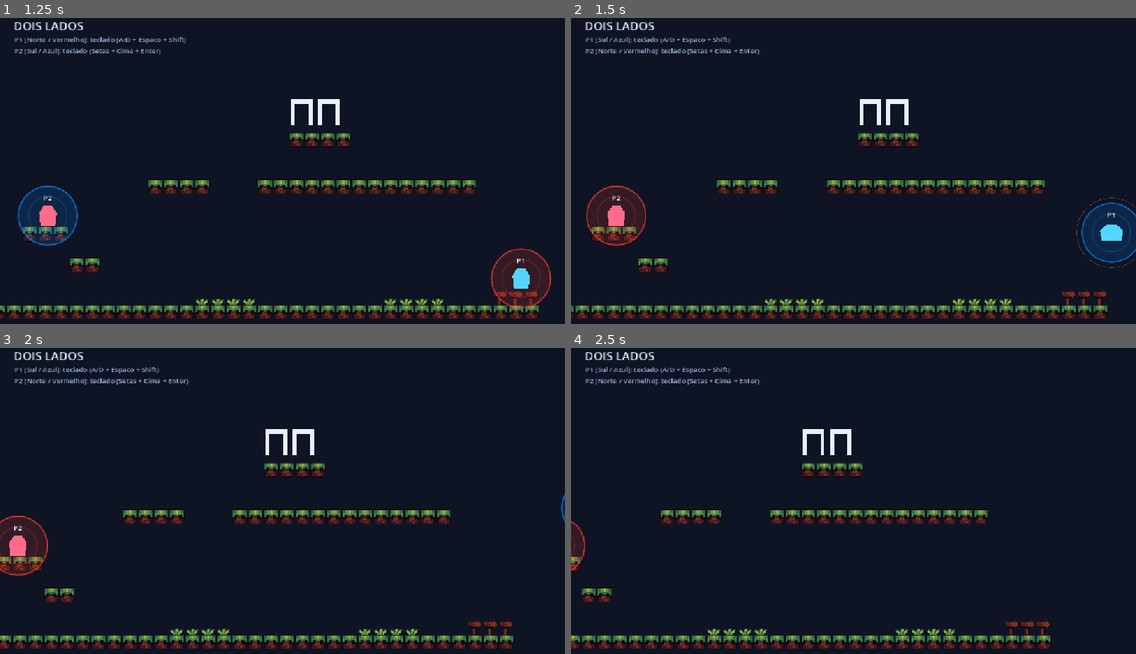
Above: before the commit, frames 1-4 (two rows, left to right).
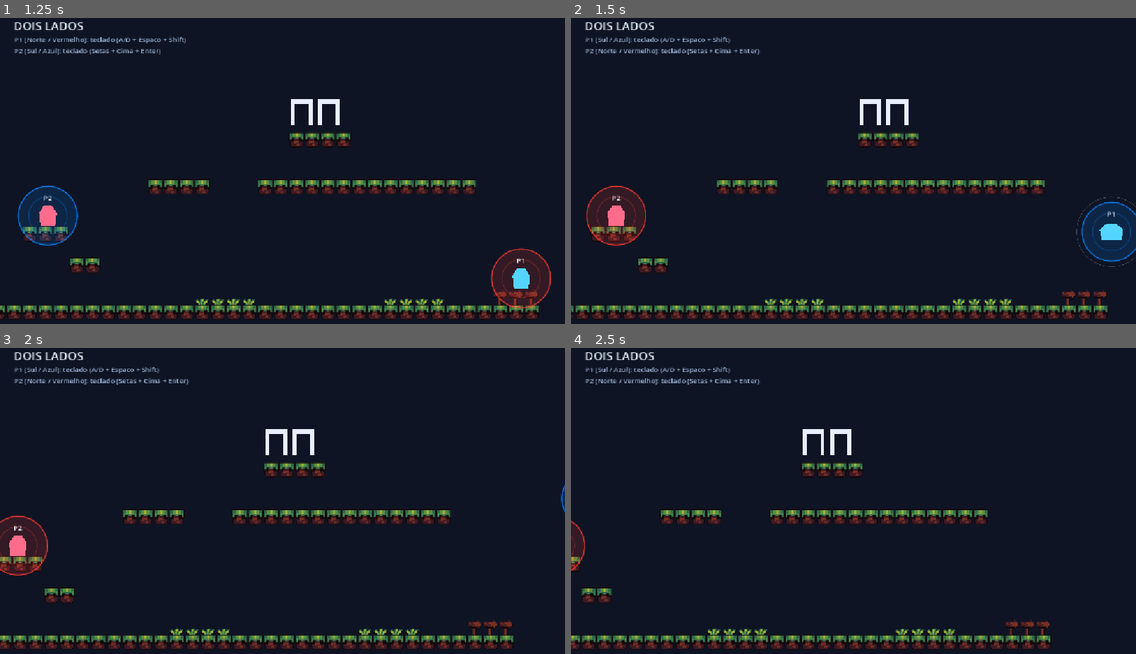
Above: after the commit, the same moments.

Repository: marioxaxa/amizadetudo
Game: Godot game, scene res://scenes/main_menu.tscn
The game is run twice, just before and just after one commit, with the same random seed, the same clock (stepped at 60 frames per second) and the same inputs.
Inputs:
- Up to frame 1 (1.25 s): click "Começar" at 0.5 s
- Up to frame 2 (1.5 s): tap Enter (p2_toggle_polarity) at 1.25 s; hold D (p1_right) from 1.28 s (still down); tap Shift (p1_toggle_polarity) at 1.35 s
- Up to frame 3 (2 s): keep holding D (p1_right); tap Space (p1_jump) at 1.52, 1.82 s; tap Left (p2_left) at 1.55 s
- Up to frame 4 (2.5 s): keep holding D (p1_right); tap Left (p2_left) at 2.1 s; tap Space (p1_jump) at 2.27 s; tap Right (p2_right) at 2.3 s

Frame 1 is identical in both runs. In frame 2, 0.4% of the frame differs, in the area x 89-100%, y 58-82%; in frame 3, less than 0.1%; in frame 4, nothing differs.

Commit message:
mais magnetisad

Diff:
--- a/amizadetudo/project.godot
+++ b/amizadetudo/project.godot
@@ -19,6 +19,7 @@
 
 SaveManager="*res://scripts/save_manager.gd"
 LevelManager="*res://scripts/level_manager.gd"
+InputManager="*res://scripts/input_manager.gd"
 
 [display]
 
--- a/amizadetudo/scripts/character_body_2d.gd
+++ b/amizadetudo/scripts/character_body_2d.gd
@@ -28,9 +28,12 @@
 @export var polarity_cooldown := 1.0
 @export var aura_radius := 60.0
 @export var magnetic_strength := 4000.0
+@export var player_magnetic_strength := 1500.0
 @export var magnetic_wall_hold_time := 0.5
 @export var magnetic_wall_slide_speed := 85.0
 @export var magnetic_hover_height := 54.0
+@export var magnetic_hover_activation_height := 80.0
+@export var magnetic_hover_horizontal_margin := 16.0
 @export var magnetic_hover_spring_strength := 55.0
 @export var magnetic_hover_damping := 12.0
 @export var magnetic_hover_burst_delay := 0.5
@@ -72,6 +75,7 @@
 var _magnetic_wall_hold_timer := 0.0
 var _magnetic_hover_target := Vector2.ZERO
 var _magnetic_hover_ignore_timer := 0.0
+var _magnetic_detach_timer := 0.0
 var _magnetic_hover_time := 0.0
 var _magnetic_wall_slide_timer := 0.0
 
@@ -117,6 +121,7 @@
 	if _is_dead or not _controls_enabled:
 		return
 	_magnetic_hover_ignore_timer = maxf(_magnetic_hover_ignore_timer - delta, 0.0)
+	_magnetic_detach_timer = maxf(_magnetic_detach_timer - delta, 0.0)
 	if not is_instance_valid(other_player) and is_inside_tree():
 		var parent = get_parent()
 		if parent:
@@ -137,6 +142,14 @@
 		_coyote_timer = coyote_time
 	else:
 		_coyote_timer = maxf(_coyote_timer - delta, 0.0)
+
+	if _magnetic_hovering:
+		# Hover takes priority over floor contact so a hard landing is pulled back up.
+		var bob_offset := sin(_magnetic_hover_time * TAU * magnetic_hover_bob_frequency) * magnetic_hover_bob_amplitude
+		var spring_offset := _magnetic_hover_target.y + bob_offset - global_position.y
+		var spring_acceleration := spring_offset * magnetic_hover_spring_strength - velocity.y * magnetic_hover_damping
+		velocity.y += spring_acceleration * delta
+	elif not ground_contact:
 		if _magnetic_wall_contact:
 			if _magnetic_wall_hold_timer > 0.0:
 				velocity.y = 0.0
@@ -145,11 +158,6 @@
 				if _magnetic_wall_slide_timer > 1.0:
 					slide_speed += (_magnetic_wall_slide_timer - 1.0) * magnetic_wall_slide_acceleration
 				velocity.y = move_toward(velocity.y, slide_speed, gravity * 1.5 * delta)
-		elif _magnetic_hovering:
-			var bob_offset := sin(_magnetic_hover_time * TAU * magnetic_hover_bob_frequency) * magnetic_hover_bob_amplitude
-			var spring_offset := _magnetic_hover_target.y + bob_offset - global_position.y
-			var spring_acceleration := spring_offset * magnetic_hover_spring_strength - velocity.y * magnetic_hover_damping
-			velocity.y += spring_acceleration * delta
 		else:
 			velocity.y += gravity * delta
 
@@ -172,10 +180,13 @@
 		_jump_buffer_timer = maxf(_jump_buffer_timer - delta, 0.0)
 	_jump_was_held = jump_held
 
-	if _jump_buffer_timer > 0.0 and (ground_contact or _coyote_timer > 0.0):
+	var jumped := _jump_buffer_timer > 0.0 and (ground_contact or _coyote_timer > 0.0)
+	if jumped:
 		velocity.y = jump_velocity
 		_jump_buffer_timer = 0.0
 		_coyote_timer = 0.0
+		# Let the jump clear a magnetic surface before its holding force resumes.
+		_magnetic_detach_timer = 0.12
 		_play_jump_tween()
 		if is_glued and is_instance_valid(other_player):
 			other_player.velocity.y = jump_velocity
@@ -193,8 +204,11 @@
 
 	if is_instance_valid(other_player):
 		var magnet_force := calculate_magnetic_force(other_player)
+		if ground_contact and magnet_force.y < 0.0:
+			magnet_force.y = 0.0
 		velocity += magnet_force * delta
-	_apply_tile_attachment_force(delta)
+	if _magnetic_detach_timer <= 0.0:
+		_apply_tile_attachment_force(delta)
 
 	if is_inside_tree():
 		move_and_slide()
@@ -207,6 +221,8 @@
 	_magnetic_floor_contact = false
 	_magnetic_wall_contact = false
 	_magnetic_hovering = false
+	if _magnetic_detach_timer > 0.0:
+		return
 	if level_map == null:
 		return
 
@@ -237,10 +253,12 @@
 			if field == same_field and distance < tile_magnetic_radius:
 				var falloff := 1.0 - distance / tile_magnetic_radius
 				var repulsion := offset.normalized() * magnetic_strength * 0.72 * falloff * falloff * delta
-				if offset.y < -8.0:
+				var hover_half_width := float(level_map.tile_set.tile_size.x) * 0.5 + magnetic_hover_horizontal_margin
+				var is_above_tile := offset.y < -8.0 and -offset.y <= magnetic_hover_activation_height
+				if is_above_tile:
 					# The spring controls vertical hover; keep only lateral repulsion here.
 					velocity.x += repulsion.x
-					if distance < closest_same_field_below_distance:
+					if absf(offset.x) <= hover_half_width and distance < closest_same_field_below_distance:
 						closest_same_field_below_distance = distance
 						closest_same_field_below_position = tile_position
 				else:
@@ -324,6 +342,8 @@
 		return float(simulated_input)
 	var left_action := "p1_left" if player_index == 1 else "p2_left"
 	var right_action := "p1_right" if player_index == 1 else "p2_right"
+	if not InputMap.has_action(left_action) or not InputMap.has_action(right_action):
+		return 0.0
 	var keyboard_input := Input.get_axis(left_action, right_action)
 	var controller_input := 0.0
 	if joypad_id >= 0 and Input.get_connected_joypads().has(joypad_id):
@@ -343,6 +363,8 @@
 	if simulated_jump != null:
 		return bool(simulated_jump)
 	var action := "p1_jump" if player_index == 1 else "p2_jump"
+	if not InputMap.has_action(action):
+		return false
 	var controller_jump := joypad_id >= 0 and Input.get_connected_joypads().has(joypad_id) and Input.is_joy_button_pressed(joypad_id, JOY_BUTTON_A)
 	return Input.is_action_pressed(action) or controller_jump
 
@@ -462,6 +484,8 @@
 
 func _is_toggle_held() -> bool:
 	var action := "p1_toggle_polarity" if player_index == 1 else "p2_toggle_polarity"
+	if not InputMap.has_action(action):
+		return false
 	var controller_toggle := joypad_id >= 0 and Input.get_connected_joypads().has(joypad_id) and (Input.is_joy_button_pressed(joypad_id, JOY_BUTTON_X) or Input.is_joy_button_pressed(joypad_id, JOY_BUTTON_B))
 	return Input.is_action_pressed(action) or controller_toggle
 
@@ -534,7 +558,7 @@
 	var force_dir: Vector2 = -dir if is_repelling else dir
 
 	var proximity := 1.0 - (dist / max_dist)
-	var magnitude := magnetic_strength * (0.35 + 0.65 * proximity)
+	var magnitude := player_magnetic_strength * (0.35 + 0.65 * proximity)
 	return force_dir * magnitude
 
 
--- /dev/null
+++ b/amizadetudo/scripts/input_manager.gd
@@ -0,0 +1,26 @@
+extends Node
+
+
+func _ready() -> void:
+	configure_actions()
+
+
+static func configure_actions() -> void:
+	_add_key_action("p1_left", KEY_A)
+	_add_key_action("p1_right", KEY_D)
+	_add_key_action("p1_jump", KEY_SPACE)
+	_add_key_action("p1_toggle_polarity", KEY_SHIFT)
+	_add_key_action("p2_left", KEY_LEFT)
+	_add_key_action("p2_right", KEY_RIGHT)
+	_add_key_action("p2_jump", KEY_UP)
+	_add_key_action("p2_toggle_polarity", KEY_ENTER)
+
+
+static func _add_key_action(action: StringName, keycode: Key) -> void:
+	if not InputMap.has_action(action):
+		InputMap.add_action(action)
+	else:
+		InputMap.action_erase_events(action)
+	var event := InputEventKey.new()
+	event.physical_keycode = keycode
+	InputMap.action_add_event(action, event)
--- a/amizadetudo/scripts/level_exit.gd
+++ b/amizadetudo/scripts/level_exit.gd
@@ -27,6 +27,14 @@
 	return not _players_inside.is_empty()
 
 
+func get_ready_player_indices() -> Array[int]:
+	var player_indices: Array[int] = []
+	for player in _players_inside.values():
+		if is_instance_valid(player) and player.player_index not in player_indices:
+			player_indices.append(player.player_index)
+	return player_indices
+
+
 func _on_body_entered(body: Node2D) -> void:
 	if _accepts(body):
 		_players_inside[body.get_instance_id()] = body
--- a/amizadetudo/scripts/main.gd
+++ b/amizadetudo/scripts/main.gd
@@ -1,6 +1,7 @@
 extends Node2D
 
 const TILE_SIZE := 48
+const InputConfiguration = preload("res://scripts/input_manager.gd")
 
 @onready var player_one: CharacterBody2D = $Players/PlayerOne
 @onready var player_two: CharacterBody2D = $Players/PlayerTwo
@@ -22,8 +23,9 @@
 	_assign_controllers()
 	player_one.set_other_player(player_two)
 	player_two.set_other_player(player_one)
-	for level_exit in get_tree().get_nodes_in_group("level_exits"):
-		level_exit.readiness_changed.connect(_on_exit_readiness_changed)
+	if is_inside_tree():
+		for level_exit in get_tree().get_nodes_in_group("level_exits"):
+			level_exit.readiness_changed.connect(_on_exit_readiness_changed)
 	Input.joy_connection_changed.connect(_on_joy_connection_changed)
 
 
@@ -49,24 +51,7 @@
 
 
 func _configure_input_map() -> void:
-	_add_key_action("p1_left", KEY_A)
-	_add_key_action("p1_right", KEY_D)
-	_add_key_action("p1_jump", KEY_SPACE)
-	_add_key_action("p1_toggle_polarity", KEY_SHIFT)
-	_add_key_action("p2_left", KEY_LEFT)
-	_add_key_action("p2_right", KEY_RIGHT)
-	_add_key_action("p2_jump", KEY_UP)
-	_add_key_action("p2_toggle_polarity", KEY_ENTER)
-
-
-func _add_key_action(action: StringName, keycode: Key) -> void:
-	if not InputMap.has_action(action):
-		InputMap.add_action(action)
-	else:
-		InputMap.action_erase_events(action)
-	var event := InputEventKey.new()
-	event.physical_keycode = keycode
-	InputMap.action_add_event(action, event)
+	InputConfiguration.configure_actions()
 
 
 func _on_joy_connection_changed(_device: int, _connected: bool) -> void:
@@ -89,9 +74,17 @@
 	for level_exit in exits:
 		if not level_exit.is_player_ready():
 			return
+	var ready_players := {}
+	for level_exit in exits:
+		for player_index in level_exit.get_ready_player_indices():
+			ready_players[player_index] = true
+	if ready_players.size() < 2:
+		return
 	player_one.set_controls_enabled(false)
 	player_two.set_controls_enabled(false)
-	LevelManager.advance_level()
+	var level_manager := get_node_or_null("/root/LevelManager")
+	if level_manager:
+		level_manager.advance_level()
 
 
 func _on_player_died(player_index: int, death_count: int) -> void:
--- a/amizadetudo/tests/test_magnet.gd
+++ b/amizadetudo/tests/test_magnet.gd
@@ -8,6 +8,7 @@
 	failures += test_magnetic_force()
 	failures += test_aura_properties()
 	failures += test_scene_integration()
+	failures += test_level_exit_player_identity()
 	failures += test_glued_state_and_force_cancellation()
 	failures += test_glued_synchronized_movement()
 	failures += test_glued_repulsion_burst()
@@ -203,6 +204,29 @@
 	return err
 
 
+func test_level_exit_player_identity() -> int:
+	print("Testing level exit player identity...")
+	var exit = load("res://scripts/level_exit.gd").new()
+	var player_script = load("res://scripts/character_body_2d.gd")
+	var p1 = player_script.new()
+	var p2 = player_script.new()
+	p1.player_index = 1
+	p2.player_index = 2
+	var err := 0
+
+	exit._players_inside[p1.get_instance_id()] = p1
+	exit._players_inside[p2.get_instance_id()] = p1
+	err += assert_true(exit.get_ready_player_indices().size() == 1, "a player is counted once across exits")
+
+	exit._players_inside[p2.get_instance_id()] = p2
+	err += assert_true(exit.get_ready_player_indices().size() == 2, "two distinct players are counted")
+
+	exit.free()
+	p1.free()
+	p2.free()
+	return err
+
+
 func test_glued_state_and_force_cancellation() -> int:
 	print("Testing glued (COLADOS) state and force cancellation...")
 	var player_script = load("res://scripts/character_body_2d.gd")
Not shown, added: amizadetudo/scripts/input_manager.gd.uid
